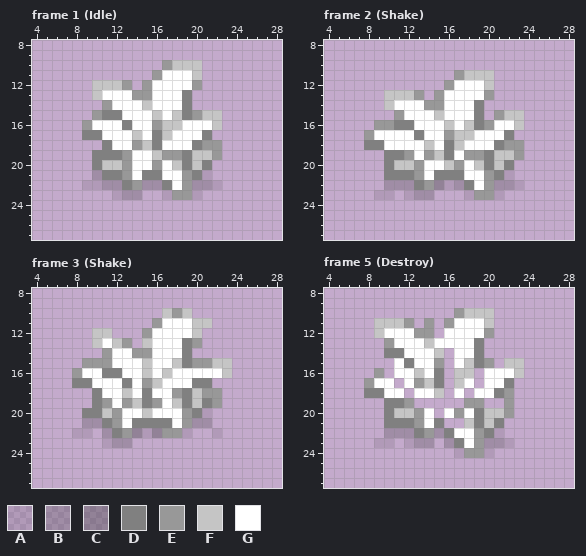
One commit to this pixel-art file: game/The Slime King/Assets/Art/Environment/Props/bushA2.aseprite. This is how it looked before the edit.
32x32 pixels, 18 frames. Pixels under 10% opacity are left out. Colours within 5 levels of each other are drawn and written as one. Shown: frame 1 (Idle): x 4..28, y 8..27; frame 2 (Shake): x 4..28, y 8..27; frame 3 (Shake): x 4..28, y 8..27; frame 5 (Destroy): x 4..28, y 8..27. The commit also changed other frames, which this record leaves out.
Palette (. is transparent): A #3f3f3f25  B #3f3f3f45  C #3f3f3f60  D #808080  E #989898  F #c5c5c5  G #ffffff
Now the later version:
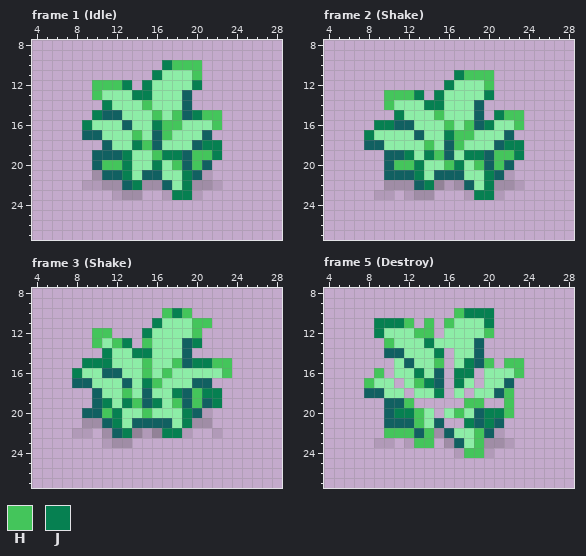
Colours new in this view: H #44c55b  J #068051
Difference:
Colour D changes from #808080 to #116061.
Colour G changes from #ffffff to #8deda7.
Frame 1 (Idle):
Colour H replaces colour F in row 10 at x 18 to 20; in row 11 at x 20; in row 12 at x 10 to 12; in row 13 at x 10; in row 14 at x 15; in row 15 at x 16, 18 and 21 to 22.
Colour H replaces colour F in row 16 at x 17 to 18 and 22; in row 17 at x 14 and 17; in row 18 at x 15; in row 19 at x 16 and 20 to 21; in row 20 at x 11 to 12, 18 and 20.
Colour J replaces colour E in row 10 at x 17; in row 11 at x 16; in row 12 at x 13, 15 and 20; in row 13 at x 14 to 15; in row 14 at x 11; in row 15 at x 10 and 20.
Colour J replaces colour E in row 16 at x 9 and 16; in row 18 at x 14 and 21 to 22; in row 19 at x 13, 17 to 18 and 22; in row 20 at x 13 and 16; in row 21 at x 13 and 19; in row 22 at x 14 and 19.
Colour J replaces colour E in row 23 at x 18 to 19.
Frame 2 (Shake):
Colour H replaces colour F in row 11 at x 18 to 20; in row 12 at x 20; in row 13 at x 10 to 12; in row 14 at x 10; in row 15 at x 15 and 22 to 23; in row 16 at x 16, 18 and 23.
Colour H replaces colour F in row 17 at x 17 to 18; in row 18 at x 14 and 17; in row 19 at x 15 and 21 to 22; in row 20 at x 11 to 12, 16, 19 and 21.
Colour J replaces colour E in row 11 at x 17; in row 12 at x 16; in row 13 at x 13, 15 and 20; in row 14 at x 14 to 15; in row 15 at x 11 and 21; in row 16 at x 9 to 10 and 20.
Colour J replaces colour E in row 17 at x 8 and 16; in row 18 at x 22 to 23; in row 19 at x 12, 14, 18 to 19 and 23; in row 20 at x 13 and 17; in row 21 at x 13 and 20; in row 22 at x 14 and 20.
Colour J replaces colour E in row 23 at x 19 to 20.
Frame 3 (Shake):
Colour H replaces colour F in row 10 at x 17 and 19; in row 11 at x 20 to 21; in row 12 at x 10 to 11 and 20; in row 13 at x 10, 12 and 15; in row 15 at x 15, 18 and 22 to 23; in row 16 at x 15, 17 and 23.
Colour H replaces colour F in row 17 at x 16; in row 18 at x 13 and 20; in row 19 at x 14, 18 and 20; in row 20 at x 11 and 15.
Colour J replaces colour E in row 10 at x 18; in row 11 at x 16; in row 12 at x 15; in row 13 at x 13 and 20; in row 14 at x 11 and 14 to 15; in row 15 at x 9 to 11 and 20 to 21.
Colour J replaces colour E in row 16 at x 8; in row 17 at x 15; in row 18 at x 18 and 21 to 22; in row 19 at x 11, 13, 16 and 22; in rows 20 to 21 at x 12 and 19; in row 22 at x 13 and 17 to 18.
Frame 5 (Destroy):
Colour H replaces colour B in row 22 at x 10 to 12; in row 23 at x 13 to 14.
Colour H replaces colour E in row 10 at x 17; in row 11 at x 12, 14 and 16; in row 12 at x 13 to 14 and 20; in row 13 at x 10; in row 15 at x 15 and 20; in row 16 at x 9.
Colour H replaces colour E in row 17 at x 8 and 13; in row 18 at x 22; in row 19 at x 12, 18 to 19 and 22; in row 20 at x 13, 17 and 22; in row 21 at x 13; in row 22 at x 14 and 19.
Colour H replaces colour E in row 23 at x 19; in row 24 at x 18 to 19.
Colour H replaces colour F in row 15 at x 22 to 23; in row 16 at x 23.
Colour J replaces colour F in row 10 at x 18 to 20; in row 11 at x 9 to 11 and 20; in row 12 at x 9; in row 13 at x 14; in row 14 at x 15; in row 15 at x 18.
Colour J replaces colour F in row 16 at x 13 and 17 to 18; in row 17 at x 14 and 17; in row 18 at x 15; in row 20 at x 11 to 12 and 20 to 21; in row 21 at x 18 and 20.
Changed places in both pictures, as pixel boxes (x1, y1, x2, y2):
changed: (82, 60, 222, 200)
changed: (364, 70, 524, 200)
changed: (72, 308, 232, 438)
changed: (364, 308, 524, 458)
